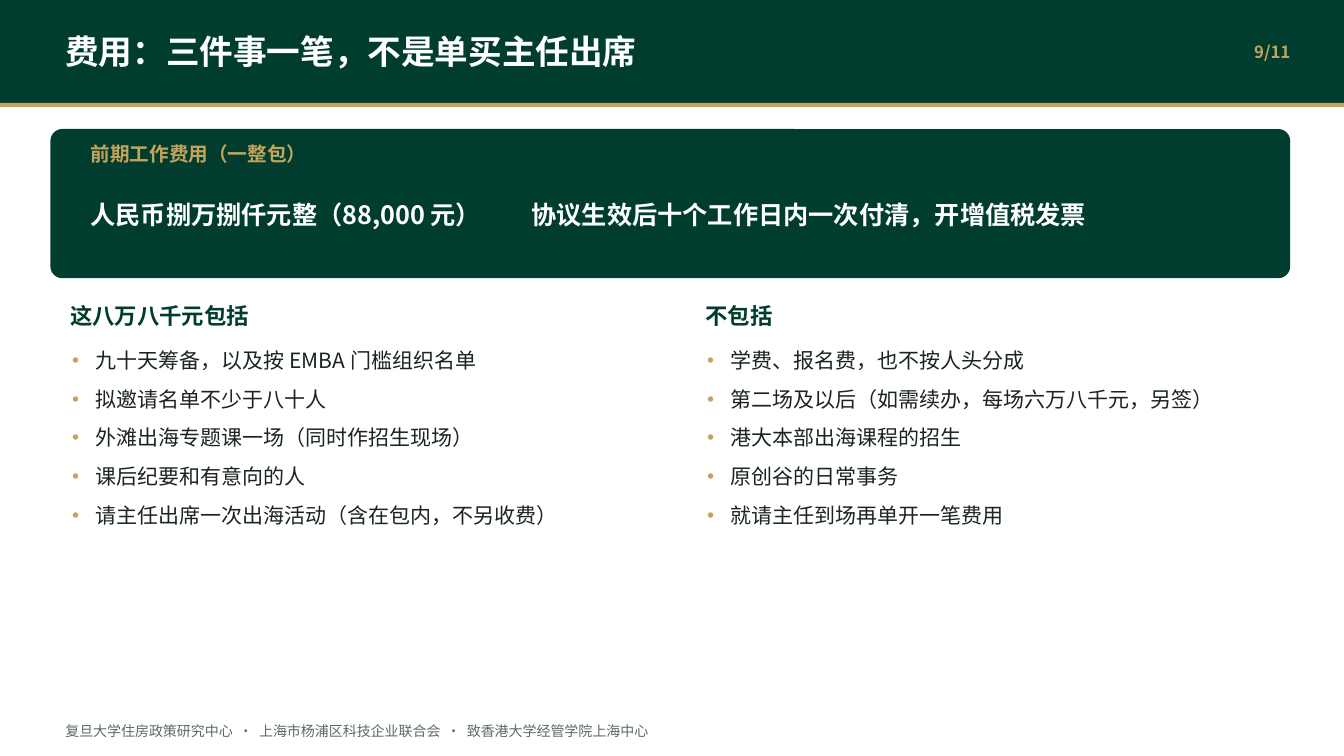
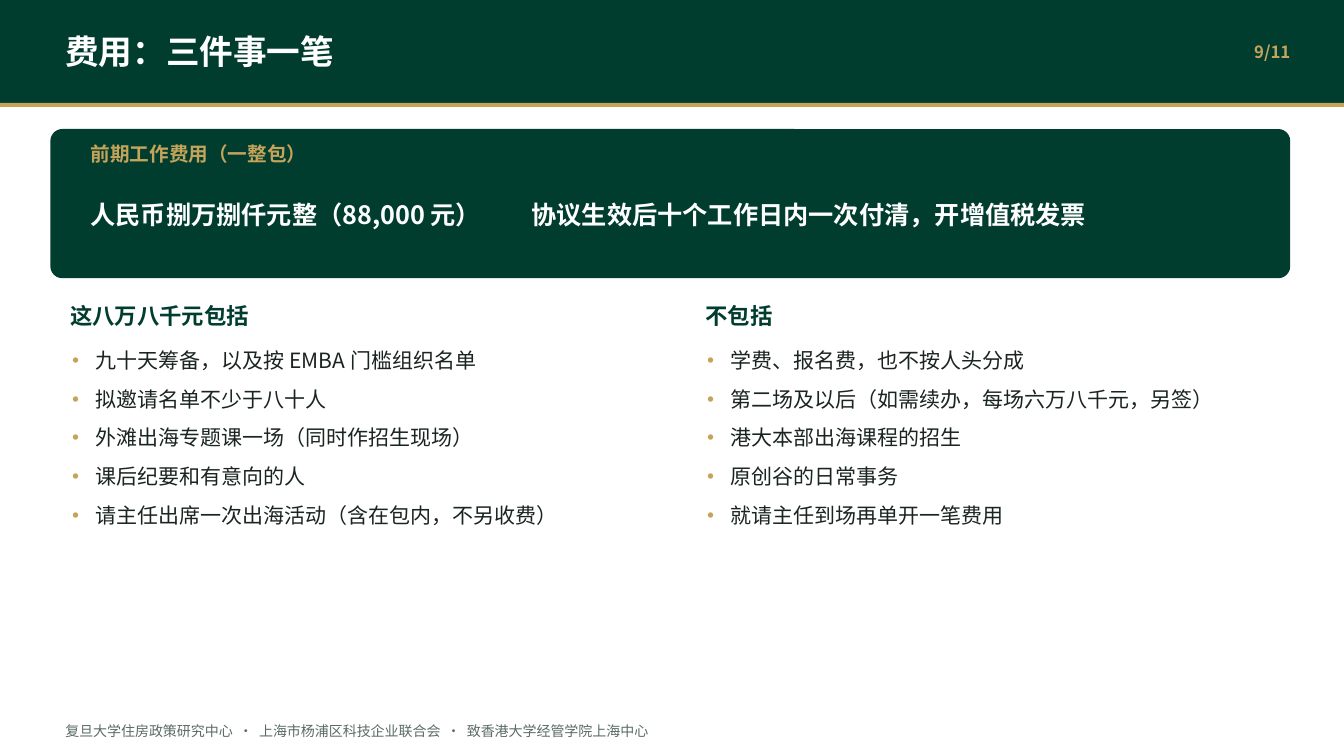
Before and after one commit to hujigang2010-maker/AIDEN, a slide deck: slide 9 of output/港大经管上海中心_联合合作汇报.pptx. Drawn at 1344x756 pixels with LibreOffice and Linux fonts; fonts in the diff are those of the drawing. Boxes give left, top, right and bottom in pixels: in the first picture for what was removed or moved away, otherwise in the second. Text is boxed around its words. In the diff, an @@ line names an element or a change of style, - is before the commit and + after.

```diff
--- a/output/港大经管上海中心_联合合作汇报.pptx
+++ b/output/港大经管上海中心_联合合作汇报.pptx
@@ text at bbox=[65, 35, 334, 67]: text changed @@
-费用：三件事一笔，不是单买主任出席
+费用：三件事一笔
```
Also in this commit, not shown: 8 other slides changed, 1 other file.
